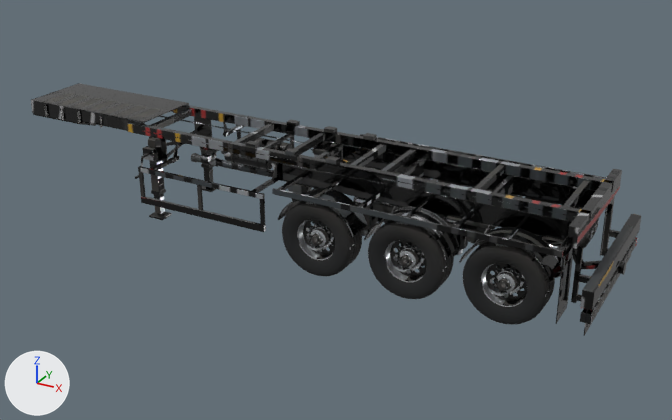
The glTF model src/assets/models/silo-chassis.glb, before and after one commit.
Rendered twice from a camera (50 mm lens) standing at (1.94, -10.91, 5.89) and looking at (-4.13, 0.14, 0.37). Every picture has the same lights, and +X, +Y and +Z are marked at lower left. The older version comes first. Vertices at exactly the same position are counted once.

In view in the first picture: 'Mesh_0', 'Wheel', 'Wheel.001', 'Wheel.002', 'Wheel.003', 'Wheel.004', 'Wheel.005'.
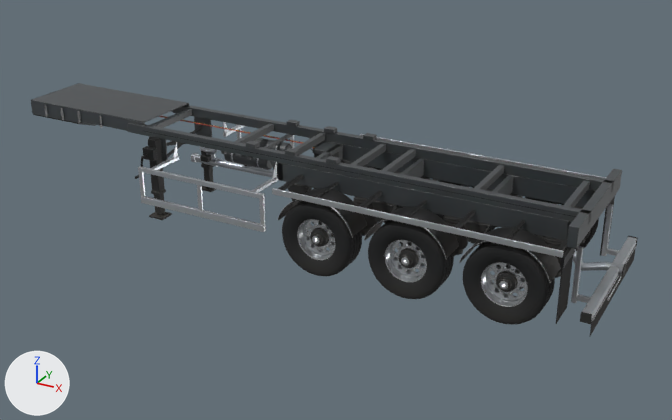
The edits, one by one:
Material 'MudflapPrint' (mat_mudflapprint) is new.
Its base color is (0.888, 0.896, 0.913) (white #f2f3f5).
me_mesh_0 is used by ob_mesh_0; location (0.0, 0.0, 0.0).
me_mesh_0 had 28881 vertices, 56668 faces and spanned x -9.47..0.05, y -1.27..1.27, z 0.0..1.47.
me_mesh_0 no longer uses material mat_logowhite (picture img_logo_white).
me_mesh_0 now has 32349 vertices, 63554 faces and spans x -9.47..0.05, y -1.27..1.27, z 0.0..1.47.
me_mesh_0 part 1: the loose piece of 56 vertices spanning x -0.07..-0.06, y -1.2..1.2, z 0.12..0.5 is scaled about its middle by (0.35, 0.951, 0.0607), then moved by (0.06, 0.0, 0.01).
me_mesh_0 part 2: the loose piece of 56 vertices spanning x -0.3..-0.14, y 0.7..0.76, z 0.58..0.66 is deleted.
me_mesh_0 part 3: the loose piece of 56 vertices spanning x -0.3..-0.14, y -0.76..-0.7, z 0.58..0.66 is deleted.
me_mesh_0 part 4: 5 vertices moved within x -0.03..0.04, y 0.17..0.27, z 0.34..0.44; 426 vertices removed from x -0.48..0.05, y -1.24..1.24, z 0.32..0.74; 4018 vertices added at x -0.48..0.05, y -1.15..1.15, z 0.1..0.46.
me_mesh_0 part 5: 55161 kept faces spanning x -9.47..0.03, y -1.27..1.27, z 0.0..1.47 get new texture (UV) coordinates.
Other edits to the shape of me_mesh_0 do not show in these pictures.
me_mesh_0 gains material mat_mudflapprint (white #f2f3f5).
me_mesh_1 has 9129 vertices, 17658 faces and spans x -0.536..0.536, y -0.193..0.193, z -0.536..0.536.
me_mesh_1 is used by ob_wheel; location (-3.71, 1.04, 0.54).
me_mesh_1 part 6: 17584 kept faces spanning x -0.536..0.536, y -0.193..0.193, z -0.536..0.536 get new texture (UV) coordinates.

Location of each change, [x1, y1, x2, y2] in pixels of the pictures (672 x 420 px; the box of a moved part takes in the faces that stretch with it):
'Mesh_0', reshaped
    before: [31, 83, 641, 336]
    after: [31, 83, 638, 336]
part 1 of me_mesh_0, moved or reshaped
    before: [584, 255, 631, 336]
    after: [592, 246, 636, 321]
part 2 of me_mesh_0, deleted
    before: [609, 229, 620, 238]
part 3 of me_mesh_0, deleted
    before: [579, 274, 591, 283]
part 4 of me_mesh_0, cut back
    before: [573, 214, 641, 310]
    after: [573, 245, 636, 336]
part 5 of me_mesh_0, surface changed (lighter)
    both: [31, 91, 638, 324]
part 6 of me_mesh_1, surface changed
    both: [288, 166, 599, 309]
